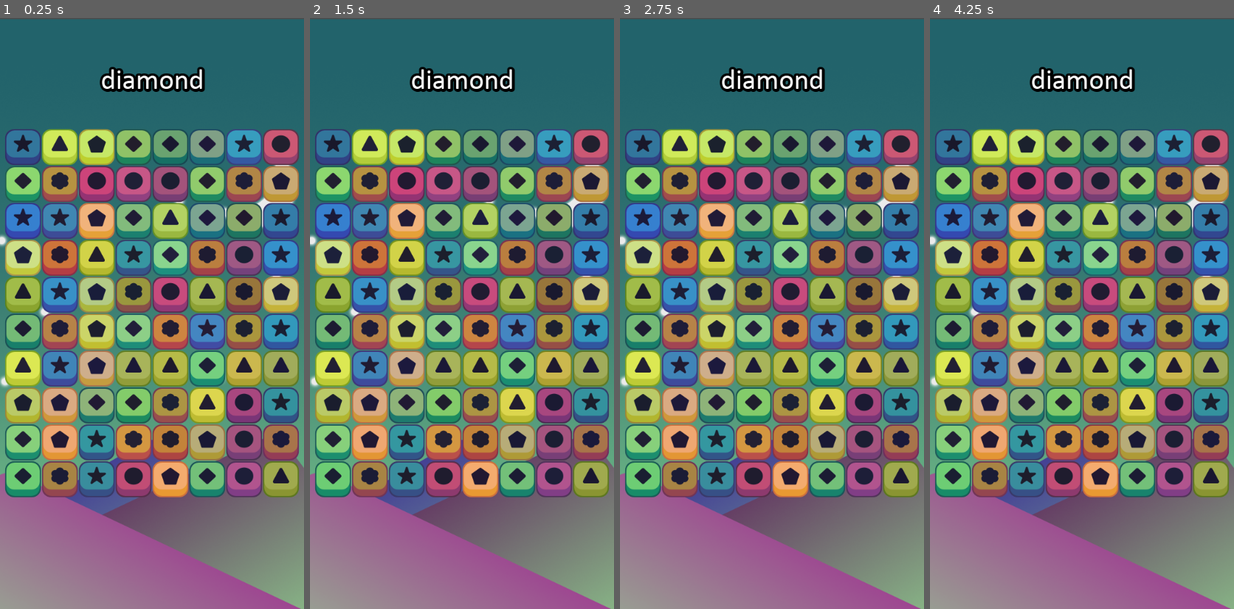
Above: before the commit, frames 1-4 (left to right).
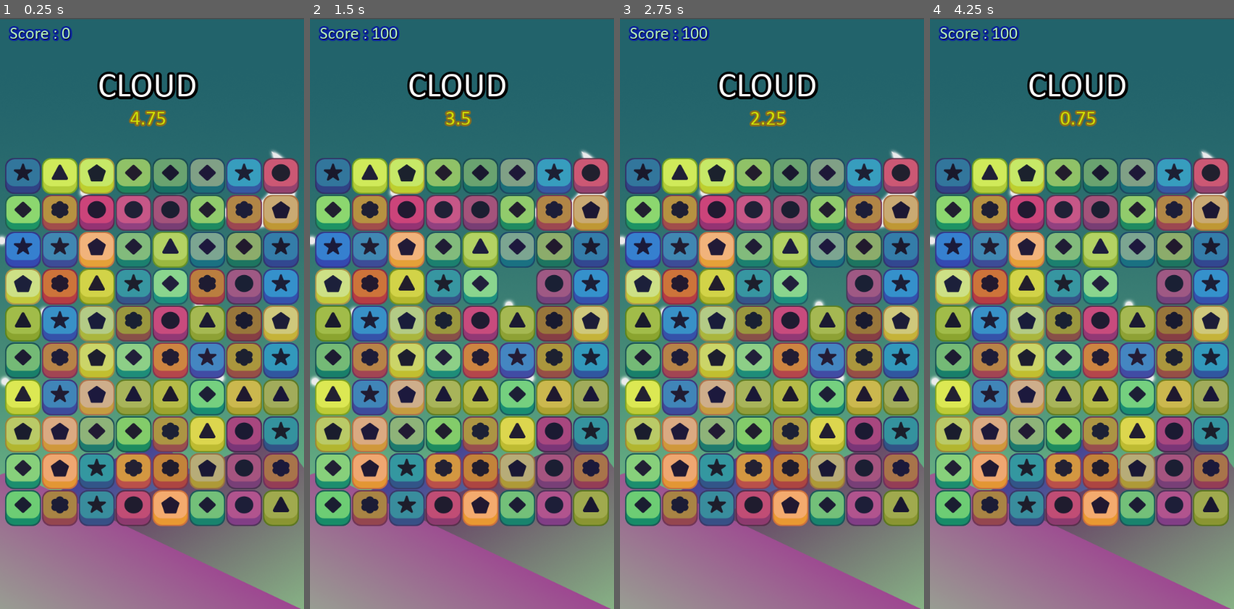
Above: after the commit, the same moments.

Repository: Falskim/godot-matching-object
Game: Godot game, scene res://MatchGame/scene/game_window.tscn
The game is run twice, just before and just after one commit, with the same random seed, the same clock (stepped at 60 frames per second) and the same inputs.
Inputs (mouse positions are in pixels of both pictures, inside the frame that each line leads up to):
- Up to frame 1 (0.25 s): no input
- Up to frame 2 (1.5 s): move the mouse to (528, 283) at 0.52 s; click (528, 283) at 0.6 s; move the mouse to (401, 343) at 1.27 s; click (401, 343) at 1.35 s
- Up to frame 3 (2.75 s): move the mouse to (802, 183) at 2.02 s; click (802, 183) at 2.1 s
- Up to frame 4 (4.25 s): move the mouse to (1066, 431) at 2.77 s; click (1066, 431) at 2.85 s; move the mouse to (1173, 402) at 3.52 s; click (1173, 402) at 3.6 s

The runs differ from the first frame. In frame 1, 61% of the frame differs, in the area x 1-99%, y 1-86%; in frame 2, 61%; in frame 3, 61%; in frame 4, 61%.

Commit message:
implement timer

Diff:
--- /dev/null
+++ b/MatchGame/font/keyword.tres
@@ -0,0 +1,9 @@
+[gd_resource type="DynamicFont" load_steps=2 format=2]
+
+[ext_resource path="res://MatchGame/font/calibri.ttf" type="DynamicFontData" id=1]
+
+[resource]
+size = 60
+outline_size = 4
+outline_color = Color( 0, 0, 0, 1 )
+font_data = ExtResource( 1 )
--- /dev/null
+++ b/MatchGame/font/score.tres
@@ -0,0 +1,9 @@
+[gd_resource type="DynamicFont" load_steps=2 format=2]
+
+[ext_resource path="res://MatchGame/font/calibri.ttf" type="DynamicFontData" id=1]
+
+[resource]
+size = 30
+outline_size = 3
+outline_color = Color( 0.0392157, 0.129412, 0.611765, 1 )
+font_data = ExtResource( 1 )
--- a/MatchGame/font/calibri.tres
+++ b/MatchGame/font/timer.tres
@@ -3,7 +3,7 @@
 [ext_resource path="res://MatchGame/font/calibri.ttf" type="DynamicFontData" id=1]
 
 [resource]
-size = 50
-outline_size = 4
-outline_color = Color( 0, 0, 0, 1 )
+size = 35
+outline_size = 3
+outline_color = Color( 0.537255, 0.423529, 0.117647, 1 )
 font_data = ExtResource( 1 )
--- /dev/null
+++ b/MatchGame/scene/change_timer.gd
@@ -0,0 +1,13 @@
+extends Timer
+
+# Declare member variables here. Examples:
+# var a = 2
+# var b = "text"
+
+# Called when the node enters the scene tree for the first time.
+func _ready():
+	pass # Replace with function body.
+
+# Called every frame. 'delta' is the elapsed time since the previous frame.
+#func _process(delta):
+#	pass
--- a/MatchGame/scene/game_window.tscn
+++ b/MatchGame/scene/game_window.tscn
@@ -1,9 +1,13 @@
-[gd_scene load_steps=5 format=2]
+[gd_scene load_steps=9 format=2]
 
 [ext_resource path="res://MatchGame/art/background 2.png" type="Texture" id=1]
-[ext_resource path="res://MatchGame/font/calibri.tres" type="DynamicFont" id=2]
+[ext_resource path="res://MatchGame/font/keyword.tres" type="DynamicFont" id=2]
 [ext_resource path="res://MatchGame/scene/keyword_label.gd" type="Script" id=3]
-[ext_resource path="res://MatchGame/scene/grid.gd" type="Script" id=4]
+[ext_resource path="res://MatchGame/scene/keyword_timer.gd" type="Script" id=4]
+[ext_resource path="res://MatchGame/font/timer.tres" type="DynamicFont" id=5]
+[ext_resource path="res://MatchGame/font/score.tres" type="DynamicFont" id=6]
+[ext_resource path="res://MatchGame/scene/score_label.gd" type="Script" id=7]
+[ext_resource path="res://MatchGame/scene/grid.gd" type="Script" id=8]
 
 [node name="game_window" type="Node2D"]
 
@@ -13,29 +17,60 @@
 margin_right = 531.929
 margin_bottom = 1026.14
 texture = ExtResource( 1 )
+__meta__ = {
+"_edit_lock_": true
+}
 
-[node name="Timer" type="Timer" parent="."]
-
-[node name="keyword_label" type="Label" parent="."]
-margin_left = 185.641
-margin_top = 85.0
-margin_right = 185.641
-margin_bottom = 136.0
+[node name="keyword" type="Label" parent="."]
+margin_left = 147.721
+margin_top = 91.2064
+margin_right = 363.721
+margin_bottom = 151.206
 grow_horizontal = 2
 grow_vertical = 2
 custom_fonts/font = ExtResource( 2 )
 custom_colors/font_color = Color( 1, 1, 1, 1 )
 custom_colors/font_outline_modulate = Color( 0, 0, 0, 1 )
 custom_colors/font_color_shadow = Color( 0, 0, 0, 1 )
-percent_visible = -0.142857
+text = "Keyword"
+align = 1
 script = ExtResource( 3 )
-y_position = 85
 total_keyword = 6
 
+[node name="keyword_timer" type="Timer" parent="keyword"]
+wait_time = 5.0
+autostart = true
+script = ExtResource( 4 )
+
+[node name="time_remaining" type="Label" parent="keyword/keyword_timer"]
+margin_left = 226.101
+margin_top = 157.705
+margin_right = 289.101
+margin_bottom = 193.705
+grow_horizontal = 2
+grow_vertical = 2
+custom_fonts/font = ExtResource( 5 )
+custom_colors/font_color = Color( 0.827451, 0.898039, 0, 1 )
+text = "0.00"
+align = 1
+
+[node name="score_label" type="Label" parent="."]
+margin_left = 16.8432
+margin_top = 13.0863
+margin_right = 163.843
+margin_bottom = 64.0863
+custom_fonts/font = ExtResource( 6 )
+custom_colors/font_color = Color( 0.721569, 0.956863, 0.764706, 1 )
+custom_colors/font_color_shadow = Color( 0, 0, 0, 1 )
+text = "Score : "
+script = ExtResource( 7 )
+
 [node name="grid" type="Node2D" parent="."]
-script = ExtResource( 4 )
+script = ExtResource( 8 )
 width = 8
 height = 10
 x_start = 40
-y_start = 800
+y_start = 850
 offset = 64
+[connection signal="timeout" from="keyword/keyword_timer" to="keyword/keyword_timer" method="_on_keyword_timer_timeout"]
+[connection signal="timeout" from="keyword/keyword_timer" to="keyword" method="_on_change_timer_timeout"]
--- a/MatchGame/scene/grid.gd
+++ b/MatchGame/scene/grid.gd
@@ -70,12 +70,15 @@
 		return false
 	return true
 
+func is_already_clicked(grid_position):
+	return all_tiles[grid_position.x][grid_position.y] == null
+
 func input_register():
 	if Input.is_action_just_pressed("ui_touch"):
 		var curr_position = pixel_to_grid(get_global_mouse_position())
 		print("Clicked !")
 
-		if is_in_grid(curr_position):
+		if is_in_grid(curr_position) and !is_already_clicked(curr_position):
 			check_tile(curr_position)
 			# Debug
 			if debug:
@@ -83,10 +86,11 @@
 
 func check_tile(input_position):
 	var chosen_keyword = all_tiles[input_position.x][input_position.y].names
-	is_keyword_same(chosen_keyword)
+	if is_keyword_same(chosen_keyword):
+		destroy_tile(input_position)
 
 func is_keyword_same(chosen_keyword):
-	var label_keyword = get_parent().get_node("keyword_label").get_text()# Debug
+	var label_keyword = get_parent().get_node("keyword").get_keyword()
 	var result = chosen_keyword == label_keyword
 	# Debug
 	if debug:
@@ -95,6 +99,21 @@
 		print("Result : " + str(result))
 	return result
 
+func destroy_tile(tile_position):
+	var tile = all_tiles[tile_position.x][tile_position.y]
+	all_tiles[tile_position.x][tile_position.y] = null
+	print(tile)
+	update_score()
+	remove_child(tile)
+
+func update_score():
+	var label = get_parent().get_node("score_label")
+	# Getting current score number
+	var current_score = label.get_text().substr(8, len(label.get_text()))
+	label.score += 100
+	label.update()
+	print(current_score)
+
 # Called every frame. 'delta' is the elapsed time since the previous frame.
 func _process(delta):
 	input_register()
--- a/MatchGame/scene/keyword_label.gd
+++ b/MatchGame/scene/keyword_label.gd
@@ -1,10 +1,8 @@
 extends Label
 
-export (int) var y_position
 export (int) var total_keyword
 export (bool) var debug = true
 
-var current_keyword
 # Possible Keyword
 # Shape
 # List available keyword
@@ -16,15 +14,17 @@
 "triangle",
 "star"
 ]
-# List keyword that will used
-var keyword = []
+# List keyword queue that will used
+var used_keyword = []
+
+# Currently used keyword
+var current_keyword
 
 # Called when the node enters the scene tree for the first time.
 func _ready():
 	randomize()
 	create_keyword()
 	next_keyword()
-	place_to_center()
 
 func create_keyword():
 	# An array for checking keyword already used or not, [name][is_used]
@@ -34,7 +34,6 @@
 		temp_keyword[i].append(possible_keyword[i])
 		temp_keyword[i].append(false) #is_used
 
-	total_keyword = 3
 	# Avoiding if inputed total keyword exceeding total avaiable keyword
 	if total_keyword > possible_keyword.size():
 		total_keyword = possible_keyword.size()
@@ -42,7 +41,7 @@
 		var rand = floor(rand_range(0, possible_keyword.size()))
 		while temp_keyword[rand][1]:
 			rand = floor(rand_range(0, possible_keyword.size()))
-		keyword.append(possible_keyword[rand])
+		used_keyword.append(possible_keyword[rand])
 		temp_keyword[rand][1] = true
 
 	# Debug
@@ -55,23 +54,33 @@
 		+ "[" + str(total_keyword) + "/"
 		+ str(possible_keyword.size()) + "]")
 		print("Used Keyword : ")
-		print(keyword)
+		print(used_keyword)
 		print("Unused Keyword : ")
 		print(unused_keyword)
 
 func next_keyword():
 	if current_keyword == null:
-		current_keyword = keyword[0]
+		current_keyword = used_keyword[0]
 	else:
-		for i in keyword:
-			if keyword[i] == current_keyword:
-				current_keyword = keyword[i+1]
-				break
-	set_text(current_keyword)
+		if has_next_keyword():
+			current_keyword = used_keyword[get_current_keyword_index() + 1]
+	# Updating keyword
+	update_label()
 
-func place_to_center():
-	var x_position = get_viewport_rect().size.x/2 - get_rect().size.x/2
-	rect_position = Vector2(x_position, y_position)
+func has_next_keyword():
+	return get_current_keyword_index() < used_keyword.size() - 1
+
+func update_label():
+	var text_string = current_keyword
+	set_text(str(text_string).to_upper())
+
+func get_current_keyword_index():
+	for i in used_keyword.size():
+		if used_keyword[i] == current_keyword:
+			return i
+
+func get_keyword():
+	return current_keyword
 
 # Called every frame. 'delta' is the elapsed time since the previous frame.
 #func _process(delta):
--- /dev/null
+++ b/MatchGame/scene/keyword_timer.gd
@@ -0,0 +1,25 @@
+extends Timer
+
+var keyword
+var label
+var time
+
+# Called when the node enters the scene tree for the first time.
+func _ready():
+	label = get_node("time_remaining")
+	keyword = get_parent()
+
+func update_label():
+	time = str(time_left).substr(0, 4)
+	label.set_text(time)
+
+# Called every frame. 'delta' is the elapsed time since the previous frame.
+func _process(delta):
+	update_label()
+
+func _on_keyword_timer_timeout():
+	if keyword.has_next_keyword():
+		keyword.next_keyword()
+	else:
+		stop()
+		set_process(false)
--- /dev/null
+++ b/MatchGame/scene/score_label.gd
@@ -0,0 +1,14 @@
+extends Label
+
+export (int) var score
+
+# Called when the node enters the scene tree for the first time.
+func _ready():
+	update()
+
+func update():
+	set_text("Score : " + str(score))
+
+# Called every frame. 'delta' is the elapsed time since the previous frame.
+#func _process(delta):
+#	pass
--- /dev/null
+++ b/MatchGame/scene/time_remaining.gd
@@ -0,0 +1,13 @@
+extends Label
+
+# Declare member variables here. Examples:
+# var a = 2
+# var b = "text"
+
+# Called when the node enters the scene tree for the first time.
+func _ready():
+	pass # Replace with function body.
+
+# Called every frame. 'delta' is the elapsed time since the previous frame.
+#func _process(delta):
+#	pass
